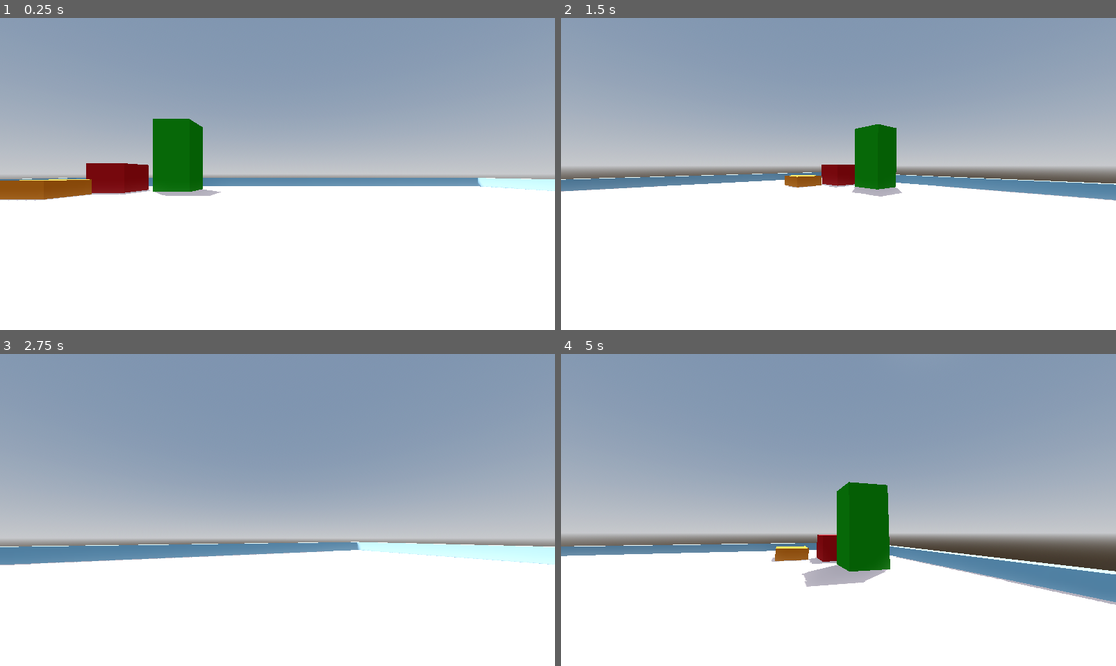
Above: before the commit, frames 1-4 (two rows, left to right).
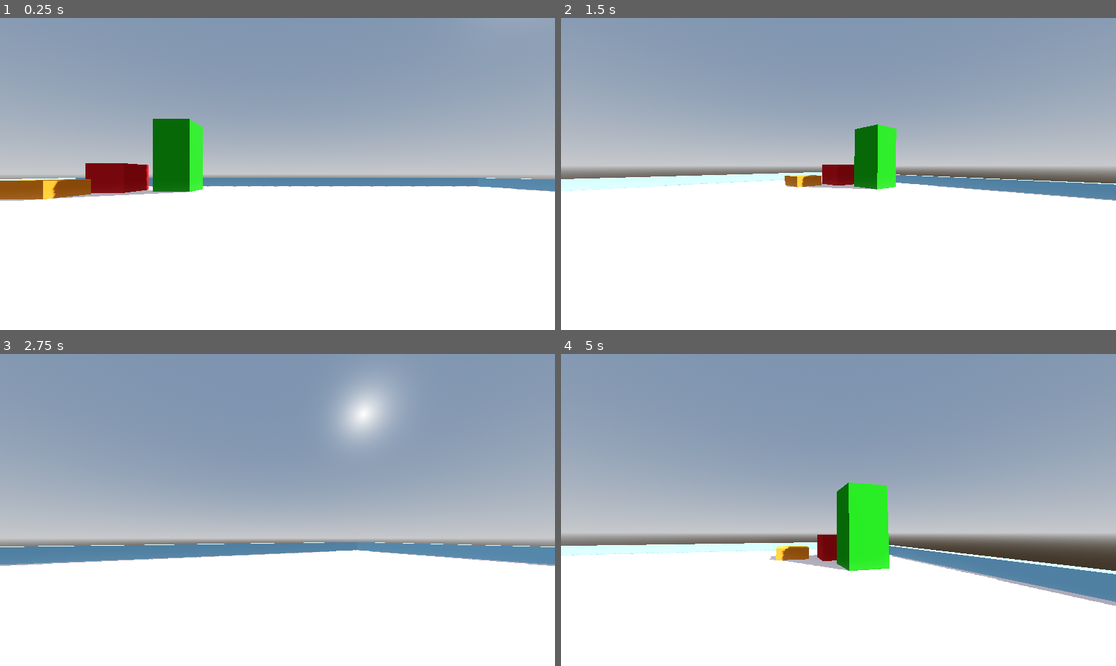
Above: after the commit, the same moments.

Repository: oudarya/murk
Game: Godot game, scene res://initial_setup_debug/debug_initial_level.tscn
The game is run twice, just before and just after one commit, with the same random seed, the same clock (stepped at 60 frames per second) and the same inputs. The project has no main scene, so this scene is started directly.
Inputs (mouse positions are in pixels of both pictures, inside the frame that each line leads up to):
- Up to frame 1 (0.25 s): no input
- Up to frame 2 (1.5 s): tap Enter at 0.5 s; move the mouse to (866, 174) at 0.52 s; hold Shift (sprint) 0.53-1.28 s; hold W (forward) from 0.53 s (still down); tap Space (jump) at 0.77 s; move the mouse to (810, 174) at 1.27 s; tap Shift (sprint) at 1.35 s
- Up to frame 3 (2.75 s): keep holding W (forward); tap Space (jump) at 1.52 s; move the mouse to (288, 503) at 2.02 s; hold Shift (sprint) from 2.03 s (still down)
- Up to frame 4 (5 s): keep holding W (forward); move the mouse to (832, 516) at 2.77 s; release Shift (sprint) at 2.78 s; tap Shift (sprint) at 2.85, 4.35 s; tap Space (jump) at 3.02, 3.77, 4.52 s; move the mouse to (877, 513) at 3.52 s; hold Shift (sprint) 3.53-4.28 s; move the mouse to (794, 506) at 4.27 s

The runs differ from the first frame. In frame 1, 1.6% of the frame differs, in the area x 0-100%, y 32-59%; in frame 2, 2.2%; in frame 3, 3.8%; in frame 4, 4.2%, in the area x 0-100%, y 40-81%.

Commit message:
player movement base ready - minor adjustments

Diff:
--- a/initial_setup_debug/debug_initial_level.tscn
+++ b/initial_setup_debug/debug_initial_level.tscn
@@ -44,7 +44,7 @@
 [node name="debug_initial_level" type="Node3D"]
 
 [node name="DirectionalLight3D" type="DirectionalLight3D" parent="."]
-transform = Transform3D(-0.503406, -0.774086, -0.383893, -0.581229, -0.0253769, 0.813345, -0.63934, 0.632572, -0.437146, 0, 12.8934, 0)
+transform = Transform3D(0.719048, -0.195669, 0.666846, -0.663749, -0.477692, 0.575541, 0.205931, -0.85646, -0.473358, 0, 12.8934, 0)
 shadow_enabled = true
 
 [node name="WorldEnvironment" type="WorldEnvironment" parent="."]
--- a/initial_setup_debug/player_fp.gd
+++ b/initial_setup_debug/player_fp.gd
@@ -32,7 +32,7 @@
 
 func _physics_process(delta):
 
-	#FPS Counter
+	#debug FPS Counter
 	var fps_counter : float = Engine.get_frames_per_second()
 	print(str(fps_counter))
 
@@ -71,7 +71,7 @@
 	#fov change with player motion
 	var velocity_clamped = clamp(velocity.length(), 0.5, 15.0)
 	var target_fov = base_fov + change_in_fov * velocity_clamped
-	player_camera.fov = lerp(player_camera.fov, target_fov, delta * 8.0)
+	player_camera.fov = lerp(player_camera.fov, target_fov, delta * 5.0)
 
 	move_and_slide()
 
